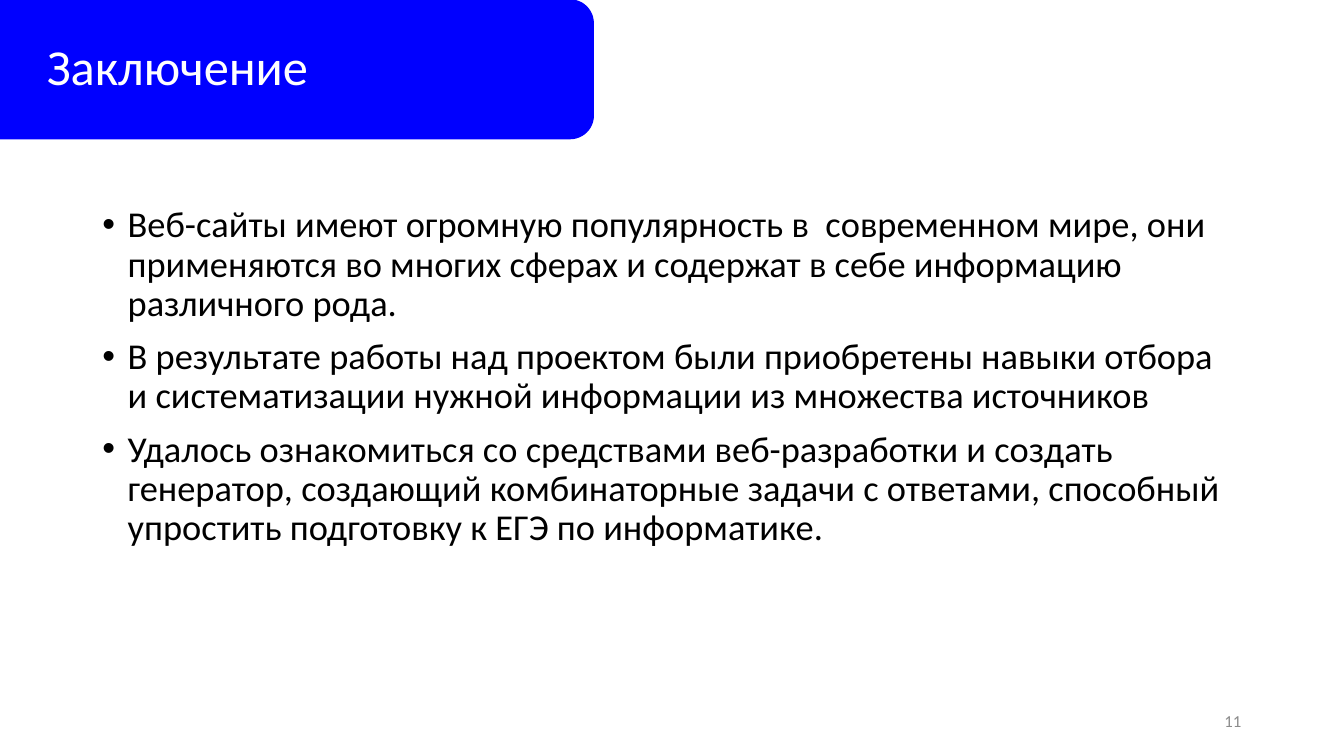
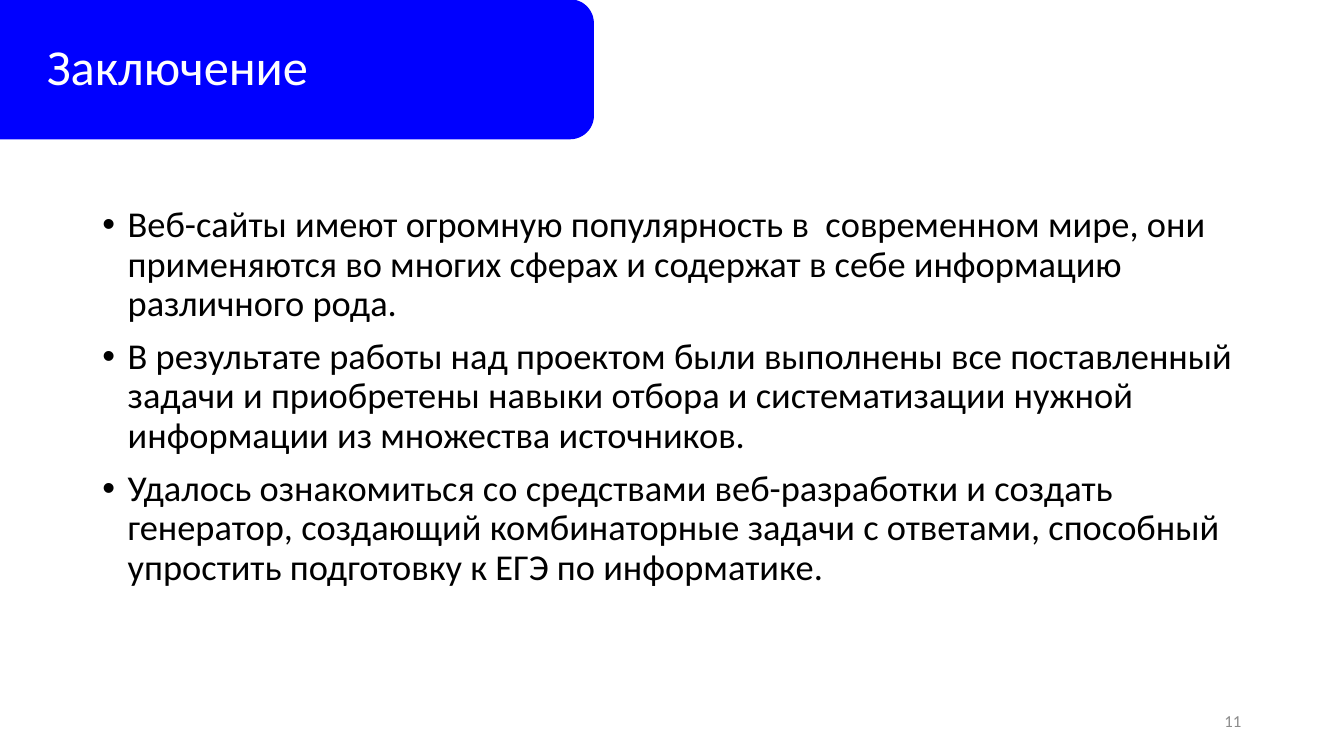
Before and after one commit to kirillvelyugo/school_sites, a slide deck: slide 11 of Project/Презентация.pptx. Drawn at 1344x756 pixels with LibreOffice and Linux fonts; fonts in the diff are those of the drawing. Boxes give left, top, right and bottom in pixels: in the first picture for what was removed or moved away, otherwise in the second. Text is boxed around its words. In the diff, an @@ line names an element or a change of style, - is before the commit and + after.

```diff
--- a/Project/Презентация.pptx
+++ b/Project/Презентация.pptx
@@ text at box(128, 344, 1232, 454): text changed @@
-• В результате работы над проектом были приобретены навыки отбора и систематизации нужной информации из множества источников
+• В результате работы над проектом были выполнены все поставленный задачи и приобретены навыки отбора и систематизации нужной информации из множества источников.
```
Also in this commit, not shown: 2 other slides changed, 47 other files.
